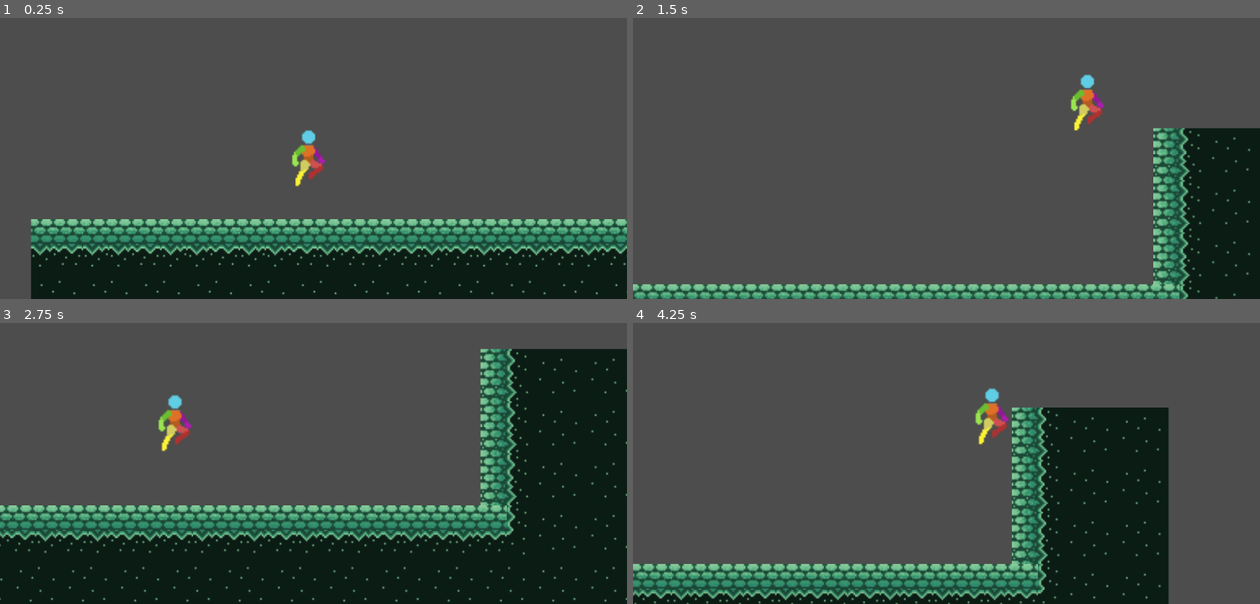
Above: before the commit, frames 1-4 (two rows, left to right).
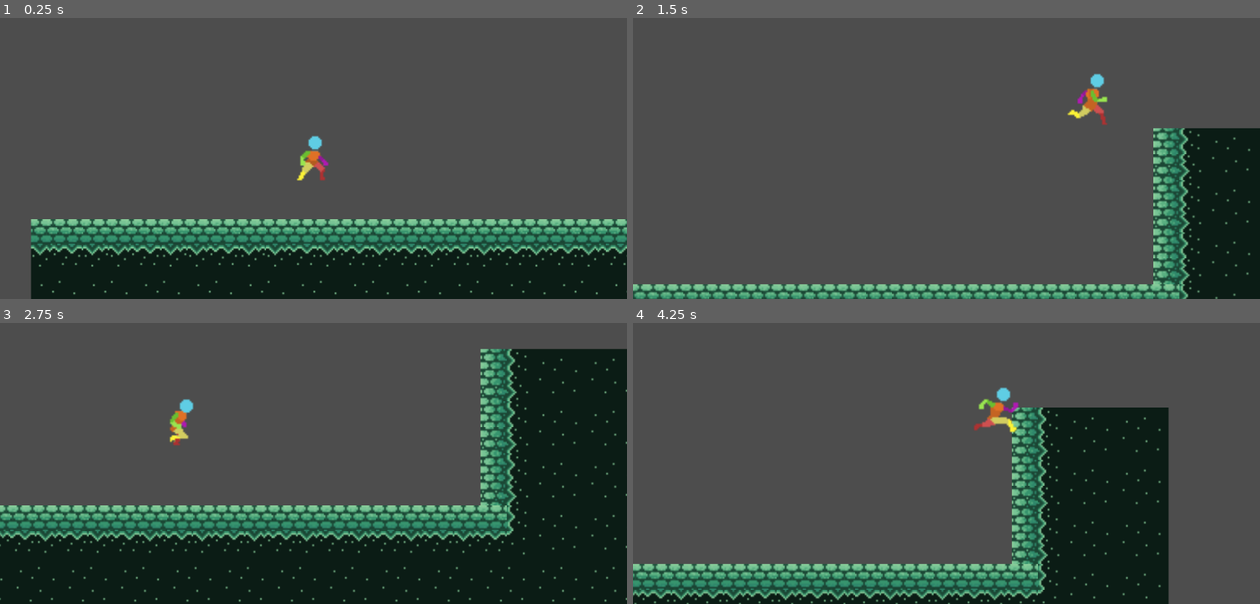
Above: after the commit, the same moments.

Repository: DeanLemans/2d-platformer-godot
Game: Godot game, scene res://Levels/test_level.tscn
Two runs of this game, one before a commit and one after it. Both use one fixed random seed, a clock stepped at 60 frames per second and the inputs below.
Inputs:
- Up to frame 1 (0.25 s): no input
- Up to frame 2 (1.5 s): hold D (right) from 0.53 s (still down); tap Space (jump) at 0.6, 0.77, 1.07, 1.35 s
- Up to frame 3 (2.75 s): tap Space (jump) at 1.52, 1.82, 2.1 s; release D (right) at 2.03 s; hold A (left) from 2.03 s (still down)
- Up to frame 4 (4.25 s): release A (left) at 2.78 s; hold D (right) from 2.78 s (still down); tap Space (jump) at 2.85, 3.02, 3.32, 3.6, 3.77, 4.07 s

The runs differ from the first frame. In frame 1, 0.6% of the frame differs, in the area x 46-53%, y 39-60%; in frame 2, 0.7%; in frame 3, 0.6%; in frame 4, 0.8%, in the area x 54-62%, y 22-44%.

Commit message:
animation

Diff:
--- a/Character/player.gd
+++ b/Character/player.gd
@@ -5,9 +5,13 @@
 @export var jump_velocity : float = -150.0
 @export var double_jump_velocity : float = -150
 
+@onready var animated_sprite : AnimatedSprite2D = $AnimatedSprite2D
+
 # Get the gravity from the project settings to be synced with RigidBody nodes.
 var gravity = ProjectSettings.get_setting("physics/2d/default_gravity")
 var has_double_jumped : bool = false
+var animation_locked : bool = false
+var direction : Vector2 = Vector2.ZERO
 
 func _physics_process(delta):
 	# Add the gravity.
@@ -28,10 +32,19 @@
 
 	# Get the input direction and handle the movement/deceleration.
 	# As good practice, you should replace UI actions with custom gameplay actions.
-	var direction = Input.get_axis("left", "right")
+	direction = Input.get_vector("left", "right", "up", "down")
+
 	if direction:
-		velocity.x = direction * speed
+		velocity.x = direction.x * speed
 	else:
 		velocity.x = move_toward(velocity.x, 0, speed)
 
 	move_and_slide()
+	update_animation()
+
+func update_animation():
+	if not animation_locked:
+		if direction.x != 0:
+			animated_sprite.play("run")
+		else:
+			animated_sprite.play("idle")
--- a/Character/player.tscn
+++ b/Character/player.tscn
@@ -1,7 +1,8 @@
-[gd_scene load_steps=38 format=3 uid="uid://dhu4ikmaqqcuc"]
+[gd_scene load_steps=45 format=3 uid="uid://dhu4ikmaqqcuc"]
 
 [ext_resource type="Script" path="res://Character/player.gd" id="1_vmu8u"]
 [ext_resource type="Texture2D" uid="uid://go13c0ceg0ir" path="res://art/Asset Packs 1-3 (final)/Asset Pack-V1/Sprite Sheets/Character Idle 48x48.png" id="1_x3mr8"]
+[ext_resource type="Texture2D" uid="uid://cu3gogxojrug3" path="res://art/Asset Packs 1-3 (final)/Asset Pack-V2/Air Spin/player air spin 48x48.png" id="3_2s2ry"]
 [ext_resource type="Texture2D" uid="uid://duqj4qqowpmyw" path="res://art/Asset Packs 1-3 (final)/Asset Pack-V1/Sprite Sheets/player jump 48x48.png" id="3_5aktd"]
 [ext_resource type="Texture2D" uid="uid://tbunsys8mub5" path="res://art/Asset Packs 1-3 (final)/Asset Pack-V1/Sprite Sheets/player land 48x48.png" id="3_m1132"]
 [ext_resource type="Texture2D" uid="uid://0puhw6oel88m" path="res://art/Asset Packs 1-3 (final)/Asset Pack-V1/Sprite Sheets/run cycle 48x48.png" id="4_4vwca"]
@@ -46,6 +47,30 @@
 atlas = ExtResource("1_x3mr8")
 region = Rect2(432, 0, 48, 48)
 
+[sub_resource type="AtlasTexture" id="AtlasTexture_t13c5"]
+atlas = ExtResource("3_2s2ry")
+region = Rect2(0, 0, 48, 48)
+
+[sub_resource type="AtlasTexture" id="AtlasTexture_6g0oj"]
+atlas = ExtResource("3_2s2ry")
+region = Rect2(48, 0, 48, 48)
+
+[sub_resource type="AtlasTexture" id="AtlasTexture_bj263"]
+atlas = ExtResource("3_2s2ry")
+region = Rect2(96, 0, 48, 48)
+
+[sub_resource type="AtlasTexture" id="AtlasTexture_qxptm"]
+atlas = ExtResource("3_2s2ry")
+region = Rect2(144, 0, 48, 48)
+
+[sub_resource type="AtlasTexture" id="AtlasTexture_3g6k8"]
+atlas = ExtResource("3_2s2ry")
+region = Rect2(192, 0, 48, 48)
+
+[sub_resource type="AtlasTexture" id="AtlasTexture_jd3d0"]
+atlas = ExtResource("3_2s2ry")
+region = Rect2(240, 0, 48, 48)
+
 [sub_resource type="AtlasTexture" id="AtlasTexture_mij2n"]
 atlas = ExtResource("3_m1132")
 region = Rect2(0, 0, 48, 48)
@@ -159,12 +184,35 @@
 "duration": 1.0,
 "texture": SubResource("AtlasTexture_ndqdo")
 }],
-"loop": false,
+"loop": true,
 "name": &"idle",
 "speed": 7.0
 }, {
 "frames": [{
 "duration": 1.0,
+"texture": SubResource("AtlasTexture_t13c5")
+}, {
+"duration": 1.0,
+"texture": SubResource("AtlasTexture_6g0oj")
+}, {
+"duration": 1.0,
+"texture": SubResource("AtlasTexture_bj263")
+}, {
+"duration": 1.0,
+"texture": SubResource("AtlasTexture_qxptm")
+}, {
+"duration": 1.0,
+"texture": SubResource("AtlasTexture_3g6k8")
+}, {
+"duration": 1.0,
+"texture": SubResource("AtlasTexture_jd3d0")
+}],
+"loop": false,
+"name": &"jump_air",
+"speed": 10.0
+}, {
+"frames": [{
+"duration": 1.0,
 "texture": SubResource("AtlasTexture_mij2n")
 }, {
 "duration": 1.0,
@@ -191,9 +239,9 @@
 "duration": 1.0,
 "texture": SubResource("AtlasTexture_7byrd")
 }],
-"loop": false,
+"loop": true,
 "name": &"jump_end",
-"speed": 10.0
+"speed": 7.0
 }, {
 "frames": [{
 "duration": 1.0,
@@ -205,7 +253,7 @@
 "duration": 1.0,
 "texture": SubResource("AtlasTexture_xbd35")
 }],
-"loop": false,
+"loop": true,
 "name": &"jump_start",
 "speed": 7.0
 }, {
@@ -234,7 +282,7 @@
 "duration": 1.0,
 "texture": SubResource("AtlasTexture_hqybm")
 }],
-"loop": false,
+"loop": true,
 "name": &"run",
 "speed": 7.0
 }]
@@ -246,8 +294,10 @@
 script = ExtResource("1_vmu8u")
 
 [node name="AnimatedSprite2D" type="AnimatedSprite2D" parent="."]
+position = Vector2(-24, -23.5)
 sprite_frames = SubResource("SpriteFrames_trm4p")
-animation = &"jump_start"
+animation = &"idle"
+centered = false
 
 [node name="CollisionShape2D" type="CollisionShape2D" parent="."]
 position = Vector2(-1, 1)
